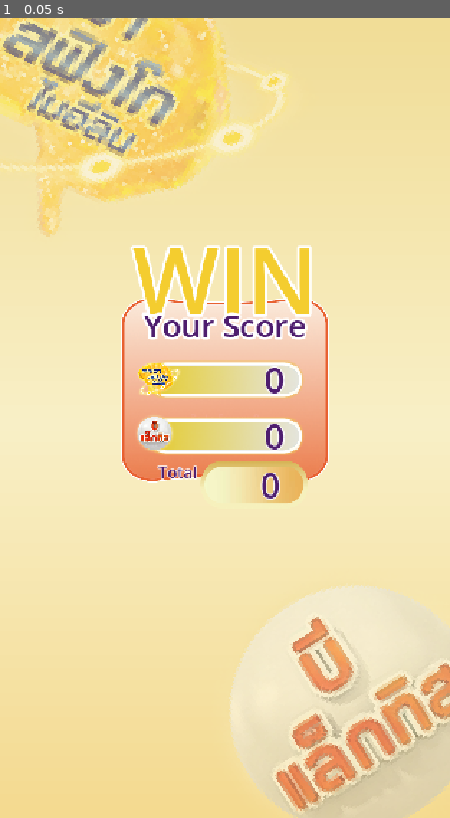
Above: before the commit, frame 1.
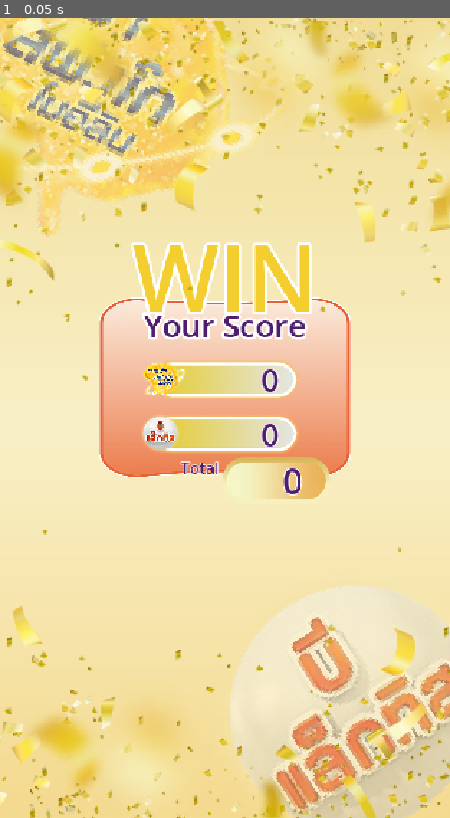
Above: after the commit, the same moment.

Repository: 6099sin/pro-c
Game: Godot game, scene res://scenes/ui/EndGame.tscn
Same seed, same stepped clock (60 frames per second), same inputs: the game is played once before the commit and once after it. This scene is started directly instead of the project's main scene.
Inputs:
- Up to frame 1 (0.05 s): no input

The runs differ from the first frame. In frame 1, 14% of the frame differs, in the area x 0-100%, y 0-100%.

Commit message:
implement layout in EndGame

Diff:
--- a/scenes/ui/EndGame.tscn
+++ b/scenes/ui/EndGame.tscn
@@ -7,6 +7,7 @@
 [ext_resource type="Texture2D" uid="uid://dbgi1yh3bas4b" path="res://assets/UI/Item/Alpha.png" id="5_jn2uc"]
 [ext_resource type="Texture2D" uid="uid://bp41wh7ort5ab" path="res://assets/UI/Item/Beta.png" id="6_7c47n"]
 [ext_resource type="Texture2D" uid="uid://dg8wrf21lbngy" path="res://assets/UI/UI1/Boxถัดไป.png" id="7_1525q"]
+[ext_resource type="Texture2D" uid="uid://b0wnhjrwcwvj2" path="res://assets/UI/UI3/confitte.png" id="7_bbu7g"]
 
 [sub_resource type="Gradient" id="Gradient_855qe"]
 offsets = PackedFloat32Array(0, 0.48923078, 1)
@@ -48,9 +49,9 @@
 content_margin_right = 2.0
 content_margin_bottom = 2.0
 bg_color = Color(0, 0.2509804, 0.42745098, 0.49411765)
-border_width_left = 4
+border_width_left = 5
 border_width_top = 5
-border_width_right = 4
+border_width_right = 5
 border_width_bottom = 5
 border_color = Color(1, 1, 1, 1)
 corner_radius_top_left = 30
@@ -63,9 +64,9 @@
 shadow_color = Color(0.9411765, 0.7607843, 0.36078432, 0.75686276)
 shadow_size = 4
 
-[sub_resource type="StyleBoxTexture" id="StyleBoxTexture_y6p45"]
+[sub_resource type="StyleBoxTexture" id="StyleBoxTexture_odq5o"]
 texture = ExtResource("4_bbu7g")
-region_rect = Rect2(12, 0, 328, 36)
+region_rect = Rect2(12, 0, 336, 36)
 
 [sub_resource type="StyleBoxFlat" id="StyleBoxFlat_lhgty"]
 content_margin_left = 0.0
@@ -100,10 +101,6 @@
 shadow_color = Color(0.9411765, 0.7607843, 0.36078432, 0.75686276)
 shadow_size = 4
 
-[sub_resource type="StyleBoxTexture" id="StyleBoxTexture_odq5o"]
-texture = ExtResource("4_bbu7g")
-region_rect = Rect2(12, 0, 328, 36)
-
 [node name="EndGame" type="Control"]
 layout_mode = 3
 anchors_preset = 15
@@ -176,16 +173,6 @@
 layout_mode = 2
 text = "Total Score: 0"
 horizontal_alignment = 1
-
-[node name="Promote" type="TextureRect" parent="."]
-visible = false
-layout_mode = 1
-anchors_preset = 15
-anchor_right = 1.0
-anchor_bottom = 1.0
-grow_horizontal = 2
-grow_vertical = 2
-texture = ExtResource("2_jgq0i")
 
 [node name="VBoxContainer" type="VBoxContainer" parent="."]
 layout_mode = 1
@@ -229,9 +216,9 @@
 
 [node name="MarginContainer" type="MarginContainer" parent="VBoxContainer/PanelContainer"]
 layout_mode = 2
-theme_override_constants/margin_left = 25
+theme_override_constants/margin_left = 65
 theme_override_constants/margin_top = 32
-theme_override_constants/margin_right = 25
+theme_override_constants/margin_right = 65
 theme_override_constants/margin_bottom = 32
 
 [node name="VBoxContainer" type="VBoxContainer" parent="VBoxContainer/PanelContainer/MarginContainer"]
@@ -268,7 +255,7 @@
 layout_mode = 2
 size_flags_vertical = 4
 theme_override_styles/background = SubResource("StyleBoxFlat_rcyyl")
-theme_override_styles/fill = SubResource("StyleBoxTexture_y6p45")
+theme_override_styles/fill = SubResource("StyleBoxTexture_odq5o")
 max_value = 500.0
 step = 1.0
 value = 500.0
@@ -298,7 +285,7 @@
 theme_override_colors/font_color = Color(0.30588236, 0.11372549, 0.43137255, 1)
 theme_override_colors/font_outline_color = Color(1, 1, 1, 1)
 theme_override_constants/outline_size = 6
-theme_override_font_sizes/font_size = 50
+theme_override_font_sizes/font_size = 45
 text = "500"
 
 [node name="MarginContainer3" type="MarginContainer" parent="VBoxContainer/PanelContainer/MarginContainer/VBoxContainer"]
@@ -347,7 +334,7 @@
 theme_override_colors/font_color = Color(0.30588236, 0.11372549, 0.43137255, 1)
 theme_override_colors/font_outline_color = Color(1, 1, 1, 1)
 theme_override_constants/outline_size = 6
-theme_override_font_sizes/font_size = 50
+theme_override_font_sizes/font_size = 45
 text = "700"
 
 [node name="MarginContainer3" type="MarginContainer" parent="VBoxContainer"]
@@ -397,3 +384,22 @@
 theme_override_font_sizes/font_size = 50
 text = "1000"
 horizontal_alignment = 1
+
+[node name="confitte" type="TextureRect" parent="."]
+layout_mode = 1
+anchors_preset = 15
+anchor_right = 1.0
+anchor_bottom = 1.0
+grow_horizontal = 2
+grow_vertical = 2
+texture = ExtResource("7_bbu7g")
+
+[node name="Promote" type="TextureRect" parent="."]
+visible = false
+layout_mode = 1
+anchors_preset = 15
+anchor_right = 1.0
+anchor_bottom = 1.0
+grow_horizontal = 2
+grow_vertical = 2
+texture = ExtResource("2_jgq0i")
